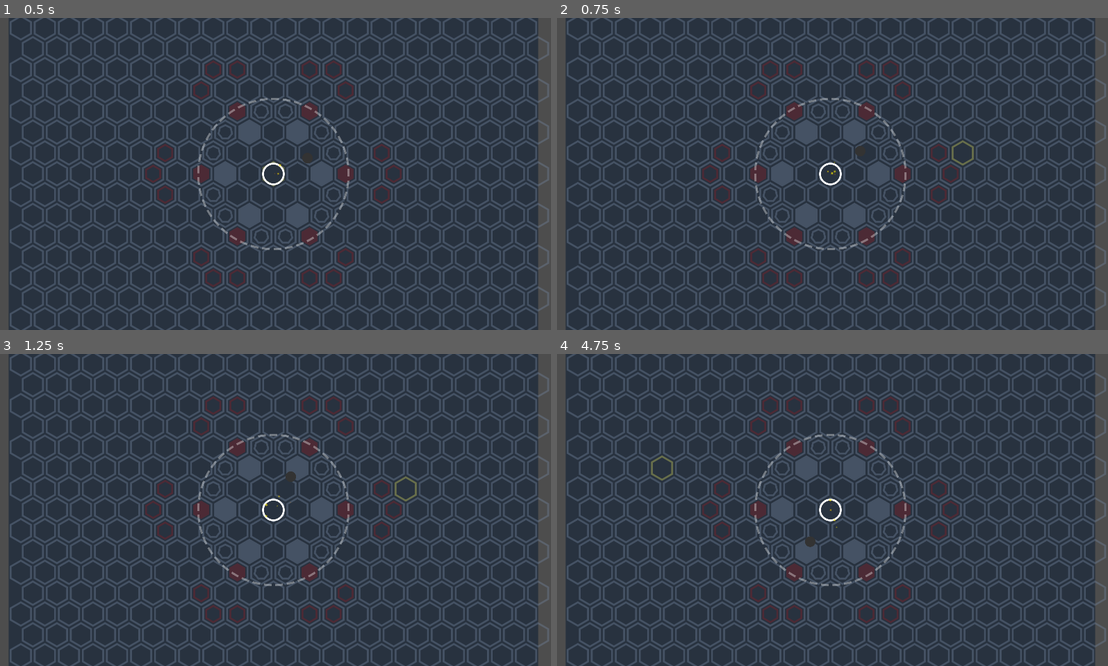
Above: before the commit, frames 1-4 (two rows, left to right).
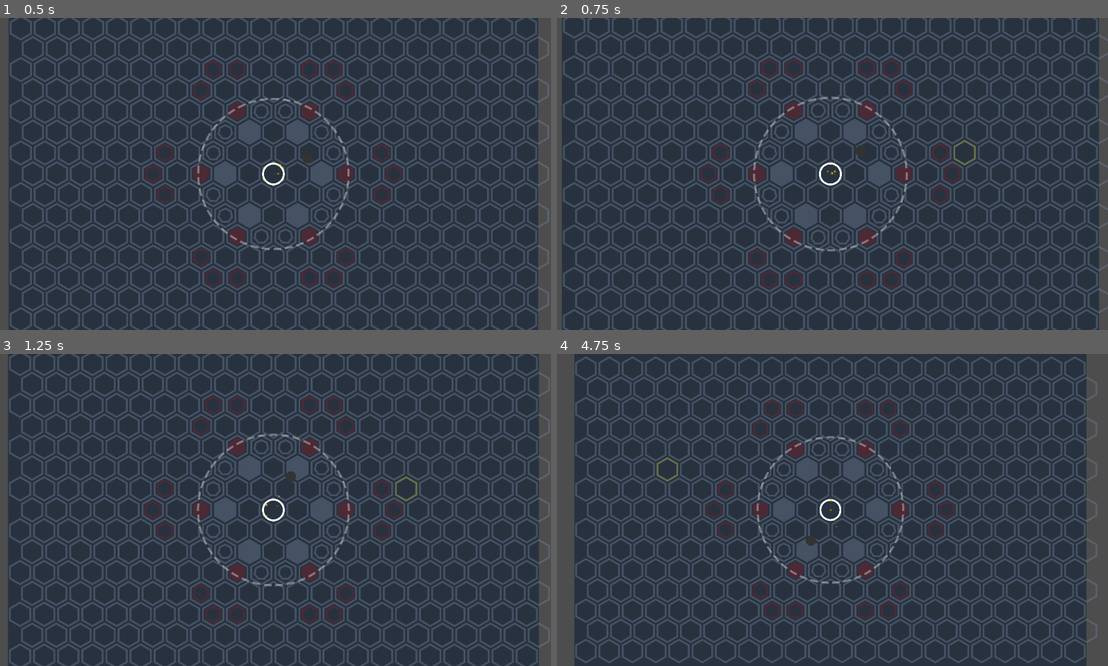
Above: after the commit, the same moments.

Repository: mindderivative/Projects
Game: Godot game, scene res://test/2d_test_scene.tscn
Two runs of this game, one before a commit and one after it. Both use one fixed random seed, a clock stepped at 60 frames per second and the inputs below.
Inputs (mouse positions are in pixels of both pictures, inside the frame that each line leads up to):
- Up to frame 1 (0.5 s): no input
- Up to frame 2 (0.75 s): move the mouse to (953, 158) at 0.52 s; tap Mouse wheel up (Action-ZoomIn, bound only after the commit) at 0.6 s; click (953, 158) at 0.67 s
- Up to frame 3 (1.25 s): tap Mouse wheel down (Action-ZoomOut, bound only after the comm… at 0.8 s
- Up to frame 4 (4.75 s): move the mouse to (716, 525) at 1.27 s; tap Mouse wheel down (Action-ZoomOut, bound only after the comm… at 1.35, 2.3, 2.85, 3.8, 4.35 s; click (716, 525) at 1.42 s; tap Mouse wheel up (Action-ZoomIn, bound only after the commit) at 1.55, 2.1, 3.05, 3.6, 4.55 s; move the mouse to (887, 441) at 2.02 s; click (887, 441) at 2.17 s; move the mouse to (804, 572) at 2.77 s; click (804, 572) at 2.92 s; move the mouse to (997, 556) at 3.52 s; click (997, 556) at 3.67 s; move the mouse to (661, 463) at 4.27 s; click (661, 463) at 4.42 s

Frame 1 is identical in both runs. In frame 2, 27% of the frame differs, in the area x 0-100%, y 0-100%; in frame 3, 3.9%; in frame 4, 33%, in the area x 1-100%, y 0-100%.

Commit message:
Add zoom and pan components with associated configurations and scene updates

Diff:
--- /dev/null
+++ b/ncs/NCS/components/pan_component_2d.gd
@@ -0,0 +1,45 @@
+class_name PanComponent2D extends Component2D
+
+#region Export Variables
+
+@export var data : Data # Base component data, change to component specific data type
+
+@export_group("Actions")
+@export var panAction : String = "Action-Pan"
+
+@export_group("Mouse")
+@export var panButton : MouseButton = MOUSE_BUTTON_RIGHT
+
+@export_group("Smoothing")
+@export_range(0, 0.99, 0.01) var panSmoothing : float = 0.5:
+	set(new_value):
+		panSmoothing = pow(new_value, slider_exponent)
+	get:
+		return panSmoothing
+
+@export_group("Limits")
+@export_custom(PROPERTY_HINT_GROUP_ENABLE, "") var limits_enabled : bool = false
+@export_custom(PROPERTY_HINT_NONE, "suffix:px") var left : int = -10000000
+@export_custom(PROPERTY_HINT_NONE, "suffix:px") var top : int = -10000000
+@export_custom(PROPERTY_HINT_NONE, "suffix:px") var right : int = 10000000
+@export_custom(PROPERTY_HINT_NONE, "suffix:px") var bottom : int = 10000000
+#endregion
+
+#region Variables
+const slider_exponent : float = 0.25
+const referenceFPS : float = 120.0
+#endregion
+
+#region Processing Functions
+func start() -> void:
+	# put ready logic here
+	pass
+
+func update(delta : float) -> void:
+	# Put process logic here
+	pass
+
+func physics_update(deltat : float) -> void:
+	# Put physics process logic here
+	pass
+#endregion
--- /dev/null
+++ b/ncs/NCS/components/zoom_component_2d.gd
@@ -0,0 +1,123 @@
+class_name ZoomComponent2D extends Component2D
+
+#region Export Variables
+
+@export var data : Data # Base component data, change to component specific data type
+@export_range(1, 20, 0.01) var maxZoom : float = 5.0
+@export_range(0.01, 1, 0.01) var minZoom : float = 0.1
+@export_range(0.01, 0.2, 0.01) var zoomStepRatio : float = 0.1
+@export_group("Actions")
+@export var zoomInAction : String = "Action-ZoomIn"
+@export var zoomOutAction : String = "Action-ZoomOut"
+@export_group("Mouse")
+@export var zoomToCursor: bool = true
+@export_enum("Auto", "Always", "Never") var useFallbackButtons: String = "Auto"
+@export var zoomInButton : MouseButton = MOUSE_BUTTON_WHEEL_UP
+@export var zoomOutButton : MouseButton = MOUSE_BUTTON_WHEEL_DOWN
+@export_group("Smoothing")
+@export_range(0, 0.99, 0.01) var zoomSmoothing : float = 0.5:
+	set(new_value):
+		zoomSmoothing = pow(new_value, slider_exponent)
+	get:
+		return zoomSmoothing
+#endregion
+
+#region Variables
+const slider_exponent : float = 0.25
+
+var zoom_goal : Vector2 = Vector2.ONE
+var fallback_mouse_zoom_in : bool = false
+var fallback_mouse_zoom_out : bool = false
+var zoom_mouse : Vector2 = Vector2.ZERO
+var last_mouse : Vector2 = Vector2.ZERO
+var damped_zoom : Array[Vector2] = [Vector2.ONE, Vector2.ZERO] # current zoom, velocity
+var resolution : Vector2
+#endregion
+
+#region Processing Functions
+func start() -> void:
+	var always = useFallbackButtons == "Always"
+	var never = useFallbackButtons == "Never"
+	fallback_mouse_zoom_in = always or (not never and zoomInButton != MOUSE_BUTTON_WHEEL_UP and zoomInButton != MOUSE_BUTTON_WHEEL_DOWN)
+	fallback_mouse_zoom_out = always or (not never and zoomOutButton != MOUSE_BUTTON_WHEEL_UP and zoomOutButton != MOUSE_BUTTON_WHEEL_DOWN)
+
+	if not always and not never and (fallback_mouse_zoom_in or fallback_mouse_zoom_out):
+		push_warning("ZoomComponent2D: Using fallback mouse buttons for zooming. This can cause conflicts with other components and is not recommended. Consider changing the zoom in/out buttons to the mouse wheel or setting 'Use Fallback Buttons' to 'Never'.",
+			zoomInAction + " = " + str(fallback_mouse_zoom_in),
+			zoomOutAction + " = " + str(fallback_mouse_zoom_out))
+
+	if Entity is Camera2D:
+		zoom_goal = Entity.zoom
+		damped_zoom = [Entity.zoom, Vector2.ZERO]
+		resolution = get_viewport().get_visible_rect().size
+	else:
+		push_error("ZoomComponent2D requires the parent node to be a Camera2D.")
+
+func update(delta : float) -> void:
+
+	_smooth_damp(damped_zoom, zoom_goal, zoomSmoothing, delta)
+
+	if Entity is Camera2D:
+		var mouse_pre_zoom : Vector2 = Entity.to_local(get_viewport().get_screen_transform().affine_inverse().basis_xform(zoom_mouse))
+		Entity.zoom = damped_zoom[0]
+		var mouse_post_zoom : Vector2 = Entity.to_local(get_viewport().get_screen_transform().affine_inverse().basis_xform(zoom_mouse))
+		var zoom_position_offset : Vector2 = (mouse_pre_zoom - mouse_post_zoom) if zoomToCursor else Vector2.ZERO
+
+		Entity.position += zoom_position_offset
+
+func physics_update(_deltat : float) -> void:
+	# Put physics process logic here
+	pass
+
+func _unhandled_input(event : InputEvent) -> void:
+	if not Enabled:
+		return
+
+	if event is InputEventMouseMotion:
+		zoom_mouse = event.position
+
+	if (fallback_mouse_zoom_in and event is InputEventMouseButton and event.button_index == zoomInButton and event.pressed) or (not fallback_mouse_zoom_in and Input.is_action_just_pressed(zoomInAction)):
+		zoom_goal *= 1.0 + zoomStepRatio
+	elif (fallback_mouse_zoom_out and event is InputEventMouseButton and event.button_index == zoomOutButton and event.pressed) or (not fallback_mouse_zoom_out and Input.is_action_just_pressed(zoomOutAction)):
+		zoom_goal *= 1.0 - zoomStepRatio
+
+	zoom_goal.x = clamp(zoom_goal.x, minZoom, maxZoom)
+	zoom_goal.y = clamp(zoom_goal.y, minZoom, maxZoom)
+	last_mouse = zoom_mouse
+#endregion
+
+#region Component Functions
+func _smooth_damp(state : Array[Vector2], _target : Vector2, smoothTime : float, deltaTime : float):
+	smoothTime /= 2.0
+
+	var current : Vector2 = state[0]
+	var linear_velocity : Vector2 = state[1]
+
+	if smoothTime == 0:
+		state[0] = _target
+		state[1] = Vector2.ZERO
+		return
+
+	var omega : float = 2.0 / smoothTime
+
+	var x : float = omega * deltaTime
+	var expo : float = 1.0 / (1.0 + x + 0.48 * x * x +0.25 * x * x * x)
+
+	var change : Vector2 = current - _target
+	var originalTo : Vector2 = _target
+	_target = current - change
+
+	var temp : Vector2 = (linear_velocity + omega * change) * deltaTime
+	linear_velocity = (linear_velocity - omega * temp) * expo
+	var output : Vector2 = _target + (change + temp) * expo
+
+	if (originalTo.x > current.x) == (output.x > originalTo.x):
+		output.x = originalTo.x
+		linear_velocity.x = (output.x - originalTo.x) / deltaTime
+	if (originalTo.y > current.y) == (output.y > originalTo.y):
+		output.y = originalTo.y
+		linear_velocity.y = (output.y - originalTo.y) / deltaTime
+
+	state[0] = output
+	state[1] = linear_velocity
+#endregion
--- a/ncs/project.godot
+++ b/ncs/project.godot
@@ -14,6 +14,10 @@
 run/main_scene="uid://bri55ob3dblie"
 config/features=PackedStringArray("4.6", "Forward Plus")
 config/icon="res://icon.svg"
+
+[audio]
+
+buses/default_bus_layout="uid://ix1lskqy507k"
 
 [autoload]
 
@@ -32,6 +36,19 @@
 Player="The player group."
 Enemy="The enemies group"
 
+[input]
+
+Action-ZoomIn={
+"deadzone": 0.2,
+"events": [Object(InputEventMouseButton,"resource_local_to_scene":false,"resource_name":"","device":-1,"window_id":0,"alt_pressed":false,"shift_pressed":false,"ctrl_pressed":false,"meta_pressed":false,"button_mask":0,"position":Vector2(0, 0),"global_position":Vector2(0, 0),"factor":1.0,"button_index":4,"canceled":false,"pressed":false,"double_click":false,"script":null)
+]
+}
+Action-ZoomOut={
+"deadzone": 0.2,
+"events": [Object(InputEventMouseButton,"resource_local_to_scene":false,"resource_name":"","device":-1,"window_id":0,"alt_pressed":false,"shift_pressed":false,"ctrl_pressed":false,"meta_pressed":false,"button_mask":0,"position":Vector2(0, 0),"global_position":Vector2(0, 0),"factor":1.0,"button_index":5,"canceled":false,"pressed":false,"double_click":false,"script":null)
+]
+}
+
 [physics]
 
 3d/physics_engine="Jolt Physics"
--- a/ncs/test/2d_test_scene.tscn
+++ b/ncs/test/2d_test_scene.tscn
@@ -1,5 +1,6 @@
 [gd_scene format=4 uid="uid://bri55ob3dblie"]
 
+[ext_resource type="Script" uid="uid://d055n8f151m2q" path="res://NCS/components/zoom_component_2d.gd" id="1_tdptj"]
 [ext_resource type="Texture2D" uid="uid://c7du4j0w2ibr7" path="res://test/hex_tile.png" id="2_fkix8"]
 [ext_resource type="Script" uid="uid://cr4alf1kv2n7x" path="res://NCS/components/orbit_component_2d.gd" id="3_lkddh"]
 [ext_resource type="Script" uid="uid://diixj6sdrj3jm" path="res://NCS/abstracts/hex_tile_layer_2d.gd" id="4_2s6jh"]
@@ -136,6 +137,13 @@
 [node name="Camera2D" type="Camera2D" parent="." unique_id=269756973]
 zoom = Vector2(0.65, 0.65)
 
+[node name="ZoomComponent2D" type="Node2D" parent="Camera2D" unique_id=1612798443]
+script = ExtResource("1_tdptj")
+maxZoom = 1.0
+minZoom = 0.5
+zoomStepRatio = 0.05
+metadata/_custom_type_script = "uid://d055n8f151m2q"
+
 [node name="Background" type="Node2D" parent="." unique_id=450564141]
 show_behind_parent = true
 metadata/_edit_lock_ = true
Not shown, added: ncs/NCS/components/pan_component_2d.gd.uid
Not shown, added: ncs/NCS/components/zoom_component_2d.gd.uid
